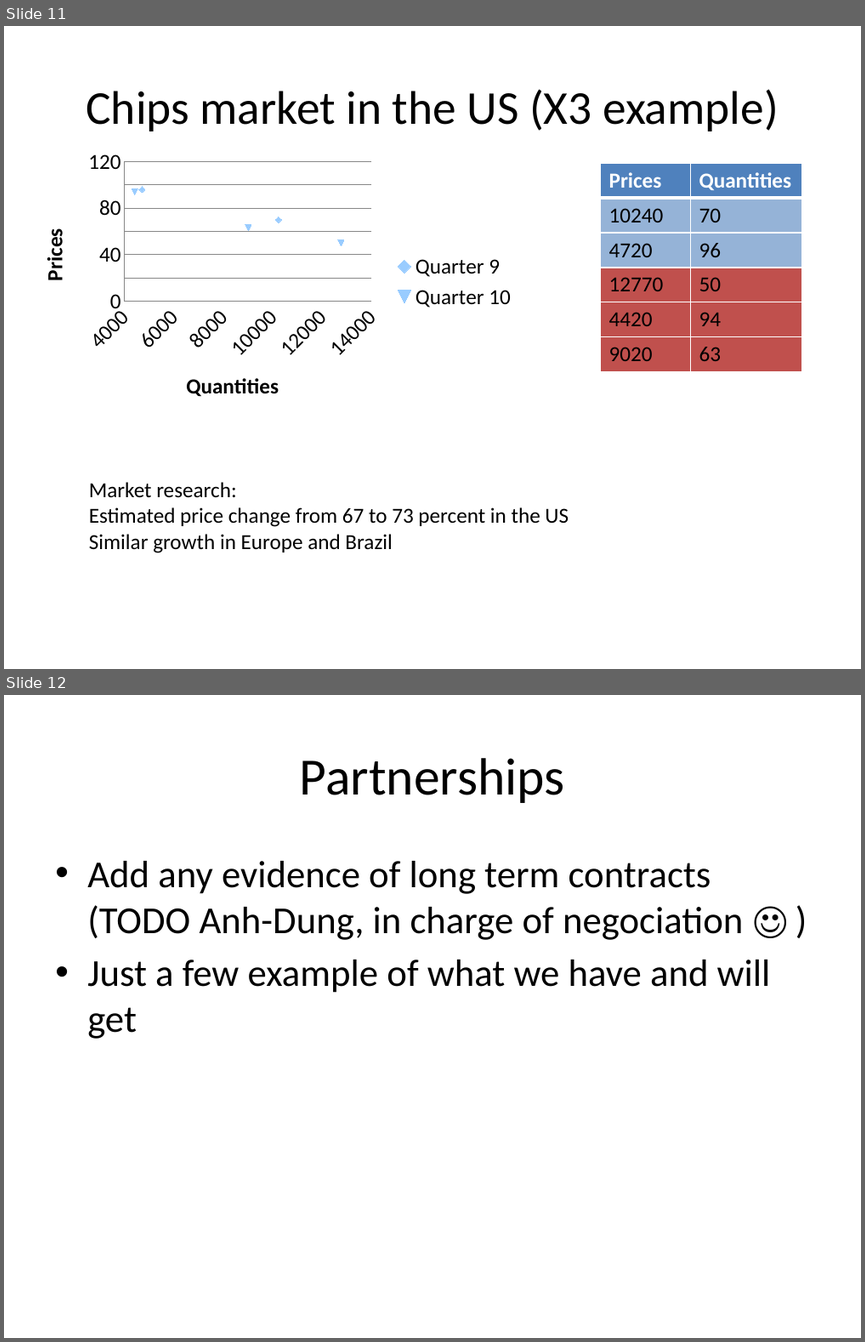
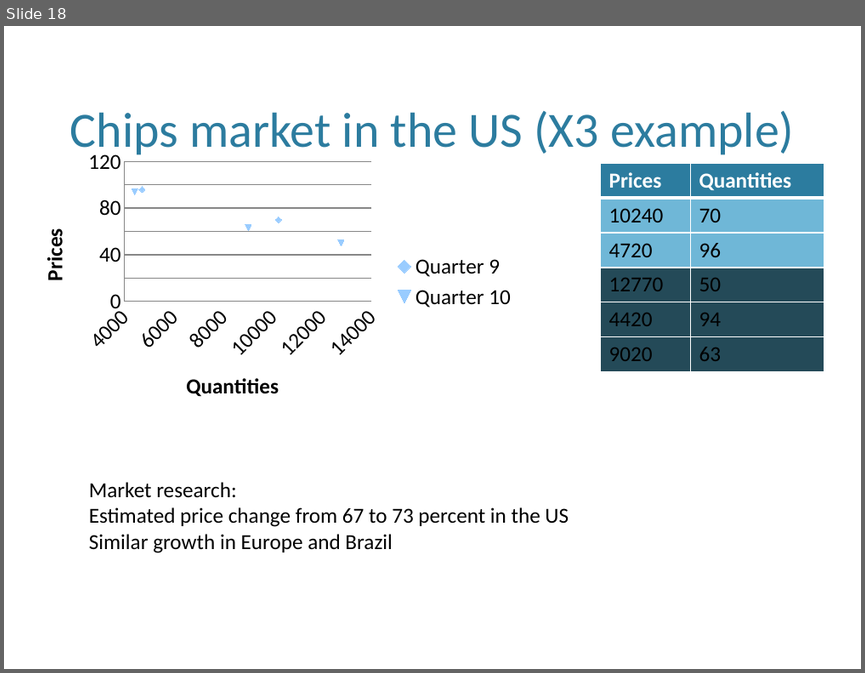
Before and after one commit to dj-death/modtech-bussim-2013, a slide deck: Documents/Final_Presentation.pptx. Shown one above the other, each under a label of ours: slides 11 and 12 before the commit, slide 18 after it. The pictures are 865x1342 and 865x673 pixels, drawn with LibreOffice and Linux fonts; fonts in the diff are those of the drawing; background and template pictures are left out. Boxes give left, top, right and bottom in pixels: in the first picture for what was removed or moved away, otherwise in the second. Text is boxed around its words. In the diff, an @@ line names an element or a change of style, - is before the commit and + after.

```diff
--- a/Documents/Final_Presentation.pptx
+++ b/Documents/Final_Presentation.pptx
@@ slide 12 removed at box(4, 695, 861, 1338), background #FFFFFF @@
@@ title removed at box(300, 758, 565, 803) @@
-Partnerships
@@ text removed at box(87, 861, 771, 1038) @@
-• Add any evidence of long term contracts (TODO Anh-Dung, in charge of negociation ☺ )
-• Just a few example of what we have and will get
@@ what was slide 11 is now slide 18 @@
@@ slide 18 changed as well @@
@@ title "Chips market in the US ...": place and size @@
-title "Chips market in the US ..." at box(86, 89, 778, 131)
+title "Chips market in the US ..." at box(70, 111, 794, 159)
@@ title "Chips market in the US ..." at box(70, 111, 794, 159): size 39.6 to 41.4 pt, text colour #000000 to #2C7C9F; vertical alignment middle to bottom @@
@@ scatter chart at box(20, 142, 530, 420) @@
@@ colour of Quarter 9 #4F81BD to #2C7C9F @@
@@ colour of Quarter 10  #C0504D to #244A58 @@
@@ table at box(601, 163, 824, 371) @@
@@ fill #4F81BD to #2C7C9F in row 1 @@
@@ fill #95B3D7 to #6FB7D7 in 4 cells @@
@@ fill #C0504D to #244A58 in 6 cells @@
@@ table: place and size @@
-table at box(601, 163, 801, 371)
+table at box(601, 163, 824, 371)
```
Also in this commit, not shown: 11 other slides changed, 15 slides added, 4 other slides removed.
